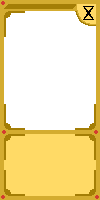
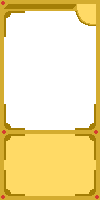
Two versions of the same layered image (100 × 200). Layer-by-layer changes:
hid "10", painted on it over (x1=83, y1=6, x2=94, y2=20)
